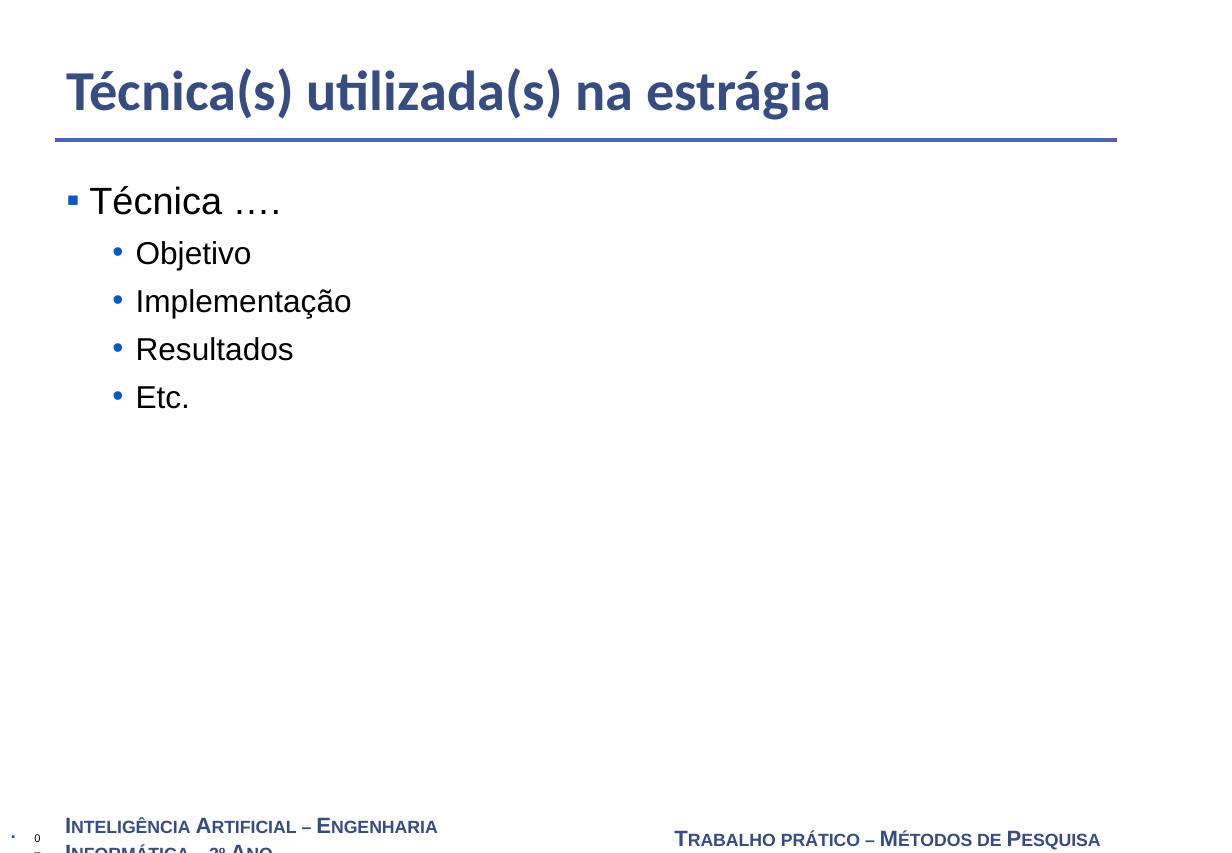
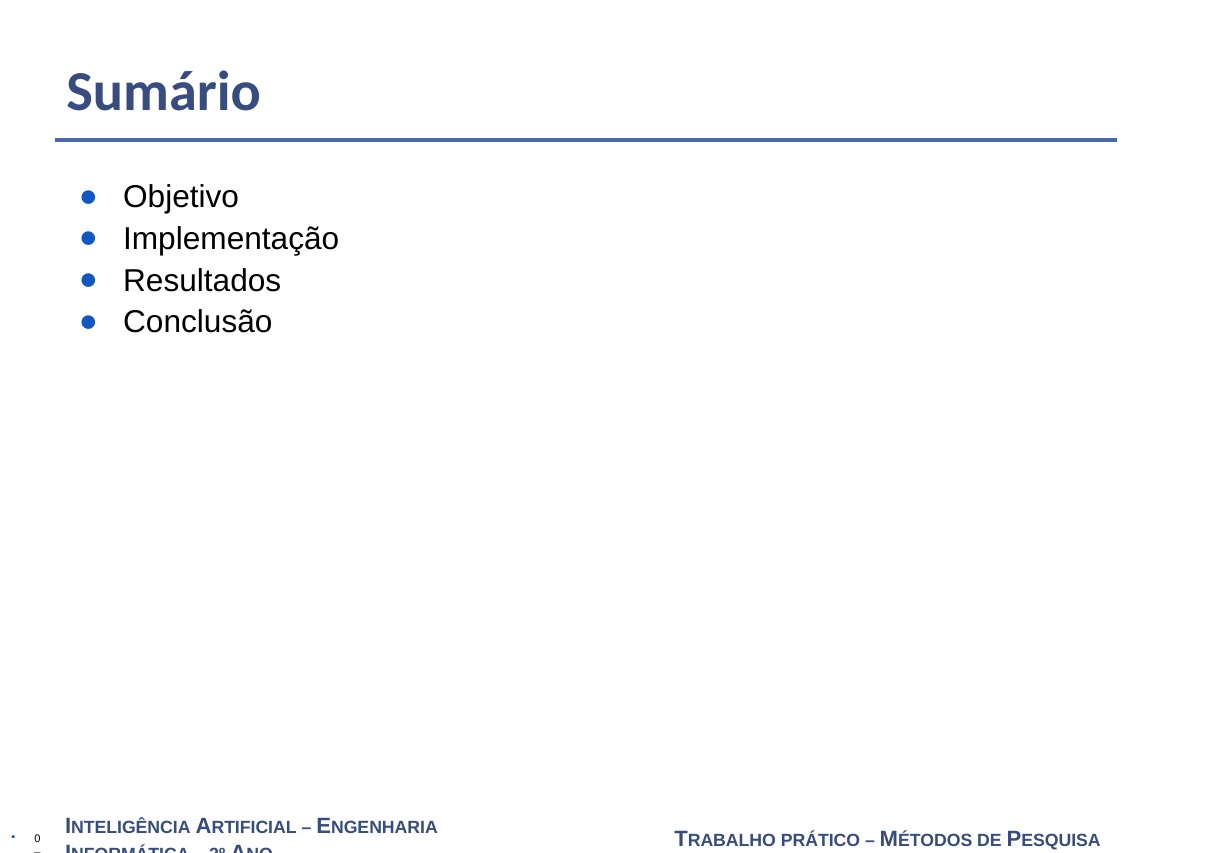
Before and after one commit to Felipeacs05/maze-ai-agent, a slide deck: slide 2 of group06_slide.pptx. Drawn at 1232x853 pixels with LibreOffice and Linux fonts; fonts in the diff are those of the drawing; background and template pictures are left out. Boxes give left, top, right and bottom in pixels: in the first picture for what was removed or moved away, otherwise in the second. Text is boxed around its words. In the diff, an @@ line names an element or a change of style, - is before the commit and + after.

Commit message:
updating powerpoint and code

```diff
--- a/group06_slide.pptx
+++ b/group06_slide.pptx
@@ title at (x1=66, y1=70, x2=261, y2=111): text changed @@
-Técnica(s) utilizada(s) na estrágia
+Sumário
@@ text at (x1=89, y1=186, x2=222, y2=215): paragraph removed @@
-▪ Técnica ….
@@ text at (x1=123, y1=184, x2=339, y2=292): bullet • to ●; list level 2 to 1 in "Objetivo"; list level 2 to 1 in "Implementação"; list level 2 to 1 in "Resultados" @@
@@ text at (x1=123, y1=309, x2=272, y2=333): text changed @@
-  • Etc.
+● Conclusão
```
Also in this commit, not shown: 2 other files.
